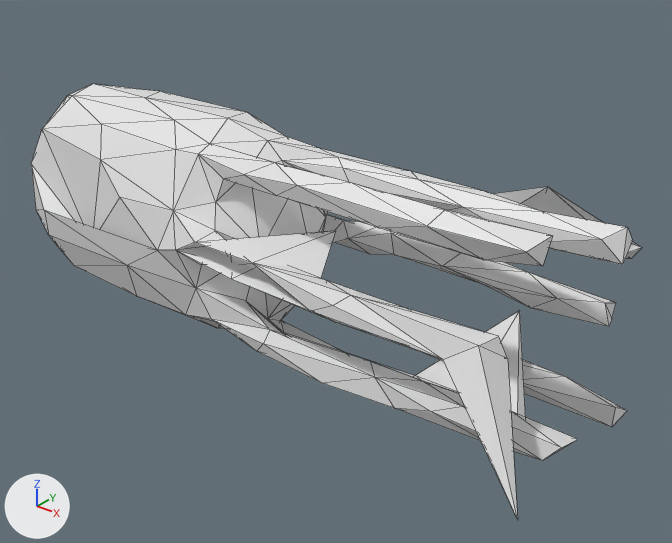
An edit to the OBJ model mesh_cnn/datasets/random_pertubations/T380.obj, drawn before and after from the same camera.
The view is the same before and after, from a camera (50 mm lens) standing at (1.357, -1.514, 0.908) and looking at (0.121, 0.03, -0.049). The lights are fixed; the arrows at lower left show +X, +Y and +Z. Mesh edges are drawn as thin lines. Where no turn or scale is listed for an object, it has been applied to the vertices.

In view in the first picture: 'T380'.
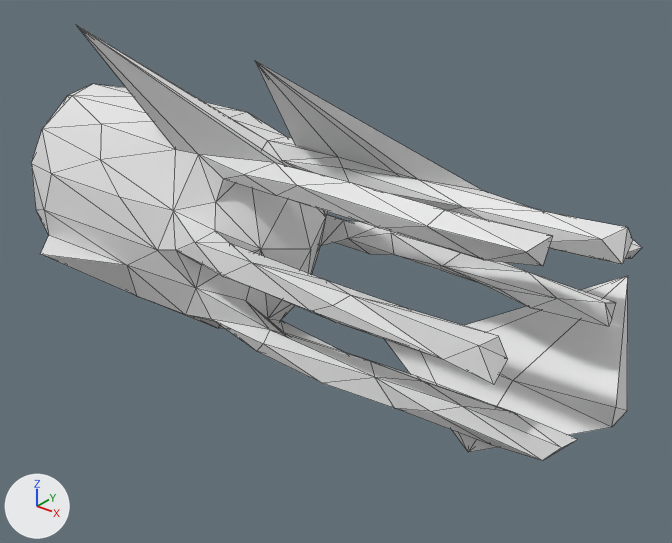
Pixel boxes (x1, y1, x2, y2) of what changed, in the pictures (672 x 543 px; the box of a moved part takes in the faces that stretch with it):
```json
{"object": "T380", "change": "reshaped", "before": [31, 84, 642, 520], "after": [31, 26, 642, 461]}
{"part": 1, "of": "me_t380", "change": "moved or reshaped", "before": [174, 118, 641, 311], "after": [77, 26, 641, 311]}
{"part": 2, "of": "me_t380", "change": "moved or reshaped", "before": [415, 310, 625, 427], "after": [385, 276, 628, 452]}
{"part": 3, "of": "me_t380", "change": "moved or reshaped", "before": [31, 129, 157, 296], "after": [31, 129, 157, 296]}
{"part": 4, "of": "me_t380", "change": "moved or reshaped", "before": [444, 346, 518, 520], "after": [444, 346, 508, 385]}
```

Scene script edits in JSON lines:
```json
{"block": "me_t380", "where": "me_t380.from_pydata(...)  # 252 vertices, 500 faces; spans x -0.89..0.84, y -0.38..0.24, z -0.28..0.28"}
{"block": "me_t380", "where": "# used by ob_t380; location = (0.0, 0.0, 0.0)"}
{"block": "me_t380", "change": "me_t380 part 1"}
{"op": "set", "path": "me_t380.vertices[55].co", "old": "(0.59, 0.13, 0.24)", "new": "(0.73, 0.21, 0.15)", "note": "pixel (547, 186) -> not seen"}
{"op": "set", "path": "me_t380.vertices[80].co", "old": "(0.3, 0.07, 0.23)", "new": "(0.05, -0.14, 0.47)", "note": "pixel (411, 171) -> pixel (254, 60)"}
{"op": "set", "path": "me_t380.vertices[161].co", "old": "(0.19, -0.06, 0.1)", "new": "(0.04, -0.26, 0.02)", "note": "pixel (336, 230) -> pixel (222, 276)"}
{"op": "set", "path": "me_t380.vertices[201].co", "old": "(-0.15, -0.1, 0.24)", "new": "(-0.42, -0.22, 0.5)", "note": "pixel (209, 143) -> pixel (75, 24)"}
{"block": "me_t380", "change": "me_t380 part 2"}
{"op": "set", "path": "me_t380.vertices[6].co", "old": "(0.68, 0.13, -0.17)", "new": "(0.69, 0.39, -0.02)", "note": "pixel (565, 376) -> pixel (627, 275)"}
{"op": "set", "path": "me_t380.vertices[35].co", "old": "(0.54, 0.15, -0.06)", "new": "(0.61, 0.0, -0.25)", "note": "pixel (519, 310) -> not seen"}
{"op": "set", "path": "me_t380.vertices[39].co", "old": "(0.48, 0.11, -0.24)", "new": "(0.57, -0.08, -0.3)", "note": "not seen -> pixel (468, 452)"}
{"block": "me_t380", "change": "me_t380 part 3"}
{"op": "set", "path": "me_t380.vertices[225].co", "old": "(-0.54, -0.17, -0.09)", "new": "(-0.65, -0.19, 0.08)", "note": "not seen -> pixel (51, 173)"}
{"op": "set", "path": "me_t380.vertices[227].co", "old": "(-0.65, -0.16, -0.2)", "new": "(-0.6, -0.29, -0.1)", "note": "pixel (74, 266) -> pixel (40, 254)"}
{"block": "me_t380", "change": "me_t380 part 4"}
{"op": "set", "path": "me_t380.vertices[17].co", "old": "(0.84, -0.38, -0.14)", "new": "(0.71, -0.26, 0.02)", "note": "pixel (517, 520) -> pixel (493, 384)"}
```
